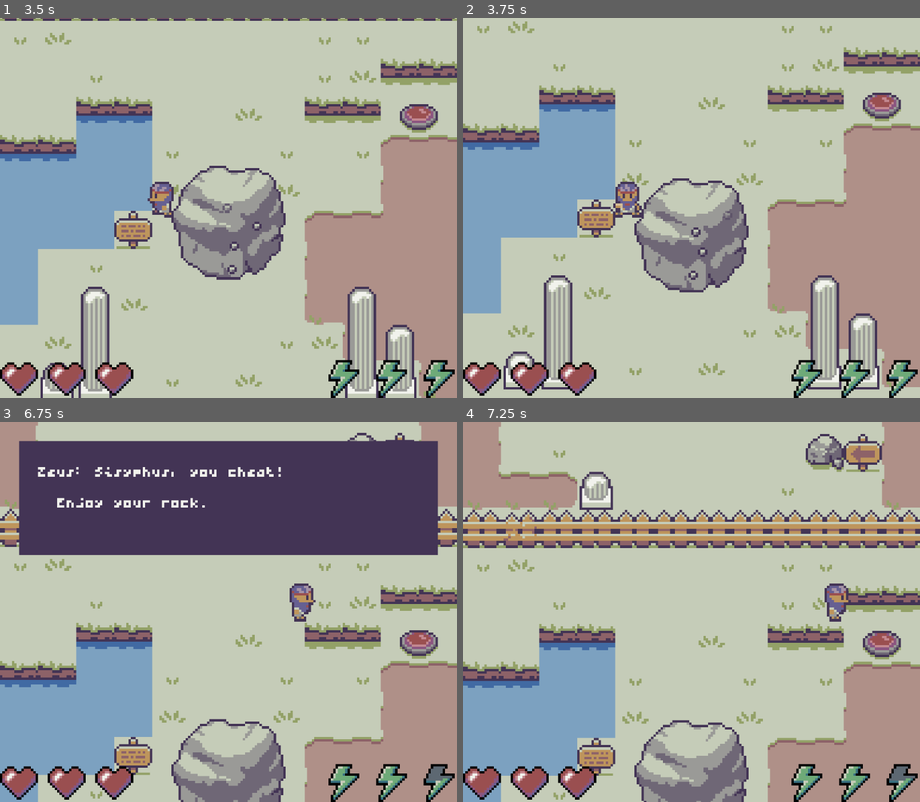
Above: before the commit, frames 1-4 (two rows, left to right).
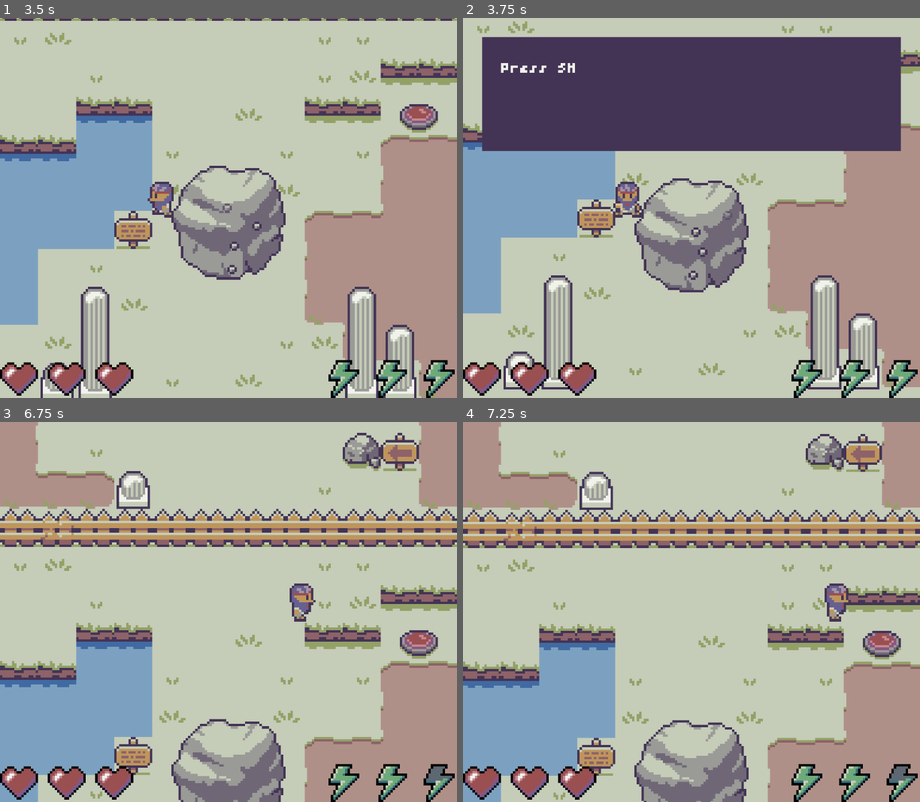
Above: after the commit, the same moments.

Repository: michasng/sisyphus
Game: Godot game, scene res://scenes/game.tscn
The game is run twice, just before and just after one commit, with the same random seed, the same clock (stepped at 60 frames per second) and the same inputs.
Inputs:
- Up to frame 1 (3.5 s): tap Enter at 0.5 s; hold Shift (sprint) 0.53-1.28 s; hold W (up) 0.53-2.03 s; tap Space (punch) at 1.35 s; tap Shift (sprint) at 1.55, 2.85 s; hold Shift (sprint) 2.03-2.78 s; hold A (left) from 2.03 s (still down)
- Up to frame 2 (3.75 s): release A (left) at 3.53 s; hold S (down) from 3.53 s (still down); hold Shift (sprint) from 3.53 s (still down); tap Space (punch) at 3.6 s
- Up to frame 3 (6.75 s): release S (down) at 4.28 s; release Shift (sprint) at 4.28 s; hold D (right) 4.28-5.03 s; tap Shift (sprint) at 4.35, 6.05 s; hold W (up) 5.03-5.78 s; hold Shift (sprint) 5.03-5.78 s; hold D (right) from 5.78 s (still down); tap Space (punch) at 5.85 s; hold Shift (sprint) from 6.53 s (still down)
- Up to frame 4 (7.25 s): keep holding D (right); keep holding Shift (sprint)

Frame 1 is identical in both runs. In frame 2, 27% of the frame differs, in the area x 4-96%, y 4-35%; in frame 3, 25%; in frame 4, nothing differs.

Commit message:
Add a readable sign for sprinting controls

Diff:
--- a/project.godot
+++ b/project.godot
@@ -89,6 +89,7 @@
 2d_physics/layer_3="path"
 2d_physics/layer_4="enemy_hit"
 2d_physics/layer_5="player_hit"
+2d_physics/layer_6="player"
 
 [rendering]
 
--- a/scenes/game.tscn
+++ b/scenes/game.tscn
@@ -10,6 +10,7 @@
 [ext_resource type="PackedScene" uid="uid://bhnwn34ic1p7i" path="res://scenes/bat.tscn" id="6_kvpfn"]
 [ext_resource type="Script" uid="uid://df1tsxh51cse6" path="res://scripts/heads_up_display.gd" id="6_u5sy4"]
 [ext_resource type="PackedScene" uid="uid://cu5jx6qinyvde" path="res://scenes/button_tile.tscn" id="6_vtaks"]
+[ext_resource type="PackedScene" uid="uid://bwuqxmlxmry48" path="res://scenes/sign.tscn" id="7_trtic"]
 [ext_resource type="Theme" uid="uid://ekqcvbc2bhhf" path="res://resources/theme.tres" id="9_kvpfn"]
 [ext_resource type="AudioStream" uid="uid://joyau66bmchm" path="res://resources/sounds/type.wav" id="12_kvuet"]
 [ext_resource type="Script" uid="uid://epioxgcm5jlk" path="res://scripts/sound_effect.gd" id="13_trtic"]
@@ -63,7 +64,7 @@
 
 [node name="YSortedTileMapLayer" type="TileMapLayer" parent="YSorted"]
 y_sort_enabled = true
-tile_map_data = PackedByteArray("AAD5/wQAAAAHAAEAAAD5/wMAAAA …(2831 unchanged characters)… AGAAAAAAD9//j/AAAHAAEAAAD9/+f/AAAAAAEAAAD9////AAAAAAEAAAAEAOP/AAAAAAIAAAD7/+P/AAAHAAEAAAAEAOD/AAAAAAIAAAD7/+D/AAAAAAIAAAD7/+f/AAAAAAIAAAA=")
+tile_map_data = PackedByteArray("AAD5/wQAAAAHAAEAAAD5/wMAAAA …(2831 unchanged characters)… AGAAAAAAD9//j/AAAHAAEAAAD9/+f/AAAAAAEAAAAEAOP/AAAAAAIAAAD7/+P/AAAHAAEAAAAEAOD/AAAAAAIAAAD7/+D/AAAAAAIAAAD7/+f/AAAAAAIAAAA=")
 tile_set = ExtResource("3_iywne")
 
 [node name="Player" parent="YSorted" instance=ExtResource("2_lnu2h")]
@@ -99,6 +100,10 @@
 
 [node name="YSortedObjects" type="Node2D" parent="YSorted"]
 y_sort_enabled = true
+
+[node name="SignSprint" parent="YSorted/YSortedObjects" instance=ExtResource("7_trtic")]
+position = Vector2(-40, -8)
+text = "Press SHIFT or the BOTTOM CONTROLER ACTION to sprint."
 
 [node name="Gate1" parent="YSorted/YSortedObjects" instance=ExtResource("5_0tnpc")]
 position = Vector2(0, -96)
@@ -198,5 +203,6 @@
 [connection signal="is_pressed_changed" from="BackgroundObjects/Button2_2" to="YSorted/YSortedObjects/Gate2" method="_on_button_is_pressed_changed"]
 [connection signal="hurt" from="YSorted/Player" to="." method="_on_player_hurt"]
 [connection signal="state_changed" from="YSorted/Boulder" to="." method="_on_boulder_state_changed"]
+[connection signal="read" from="YSorted/YSortedObjects/SignSprint" to="." method="_on_sign_read"]
 [connection signal="opened" from="YSorted/YSortedObjects/Gate2" to="BackgroundObjects/Button2_1" method="on_gate_opened"]
 [connection signal="opened" from="YSorted/YSortedObjects/Gate2" to="BackgroundObjects/Button2_2" method="on_gate_opened"]
--- a/scenes/player.tscn
+++ b/scenes/player.tscn
@@ -257,6 +257,7 @@
 size = Vector2(12, 12)
 
 [node name="Player" type="CharacterBody2D"]
+collision_layer = 33
 motion_mode = 1
 script = ExtResource("1_g2els")
 
--- /dev/null
+++ b/scenes/sign.tscn
@@ -0,0 +1,52 @@
+[gd_scene load_steps=7 format=3 uid="uid://bwuqxmlxmry48"]
+
+[ext_resource type="Script" uid="uid://dta3c8lvdcqmv" path="res://scripts/sign.gd" id="1_8yyji"]
+[ext_resource type="Texture2D" uid="uid://b55rm7vq2qmh4" path="res://resources/textures/tileset.png" id="2_ge2pc"]
+[ext_resource type="Theme" uid="uid://ekqcvbc2bhhf" path="res://resources/theme.tres" id="3_qkam6"]
+
+[sub_resource type="AtlasTexture" id="AtlasTexture_pnnkw"]
+atlas = ExtResource("2_ge2pc")
+region = Rect2(0, 16, 16, 16)
+
+[sub_resource type="RectangleShape2D" id="RectangleShape2D_4irdt"]
+size = Vector2(16, 4)
+
+[sub_resource type="CircleShape2D" id="CircleShape2D_mifvb"]
+radius = 16.0
+
+[node name="Sign" type="StaticBody2D"]
+script = ExtResource("1_8yyji")
+
+[node name="Sprite2D" type="Sprite2D" parent="."]
+texture = SubResource("AtlasTexture_pnnkw")
+
+[node name="CollisionShape2D" type="CollisionShape2D" parent="."]
+position = Vector2(0, 6)
+shape = SubResource("RectangleShape2D_4irdt")
+
+[node name="ReadArea2D" type="Area2D" parent="."]
+position = Vector2(0, 8)
+collision_layer = 0
+collision_mask = 32
+
+[node name="CollisionShape2D" type="CollisionShape2D" parent="ReadArea2D"]
+shape = SubResource("CircleShape2D_mifvb")
+
+[node name="ColorRect" type="ColorRect" parent="."]
+visible = false
+offset_left = -8.0
+offset_top = -18.0
+offset_right = 9.0
+offset_bottom = -10.0
+color = Color(0.262745, 0.203922, 0.333333, 1)
+
+[node name="Label" type="Label" parent="ColorRect"]
+offset_left = 1.0
+offset_top = -1.0
+offset_right = 17.0
+offset_bottom = 9.0
+theme = ExtResource("3_qkam6")
+text = "READ"
+
+[connection signal="body_entered" from="ReadArea2D" to="." method="_on_read_area_2d_body_entered"]
+[connection signal="body_exited" from="ReadArea2D" to="." method="_on_read_area_2d_body_exited"]
--- a/scripts/game.gd
+++ b/scripts/game.gd
@@ -22,3 +22,7 @@
 
 func _on_player_hurt() -> void:
 	camera.shake(0.5, 0.2)
+
+
+func _on_sign_read(text: Variant) -> void:
+	heads_up_display.text = text
--- /dev/null
+++ b/scripts/sign.gd
@@ -0,0 +1,28 @@
+class_name Sign
+extends StaticBody2D
+
+@export var text: String
+
+@onready var _read_hint: Node = $ColorRect
+
+signal read(text)
+
+
+func _input(event: InputEvent) -> void:
+	if not _read_hint.visible:
+		return
+
+	if event.is_action("up") or event.is_action("down") or event.is_action("left") or event.is_action("right"):
+		return
+
+	if event is InputEventKey or InputEventJoypadButton and event.is_pressed():
+		_read_hint.visible = false
+		read.emit(text)
+
+
+func _on_read_area_2d_body_entered(_body: Node2D) -> void:
+	_read_hint.visible = true
+
+
+func _on_read_area_2d_body_exited(_body: Node2D) -> void:
+	_read_hint.visible = false
Not shown: 1 places in scenes/game.tscn that only renumber resources
Not shown, added: scripts/sign.gd.uid
